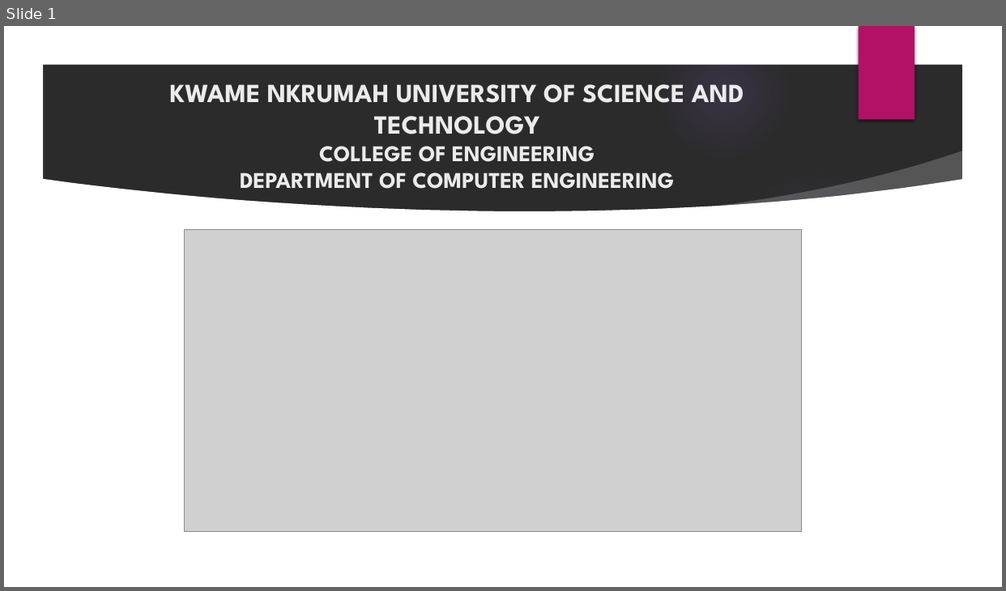
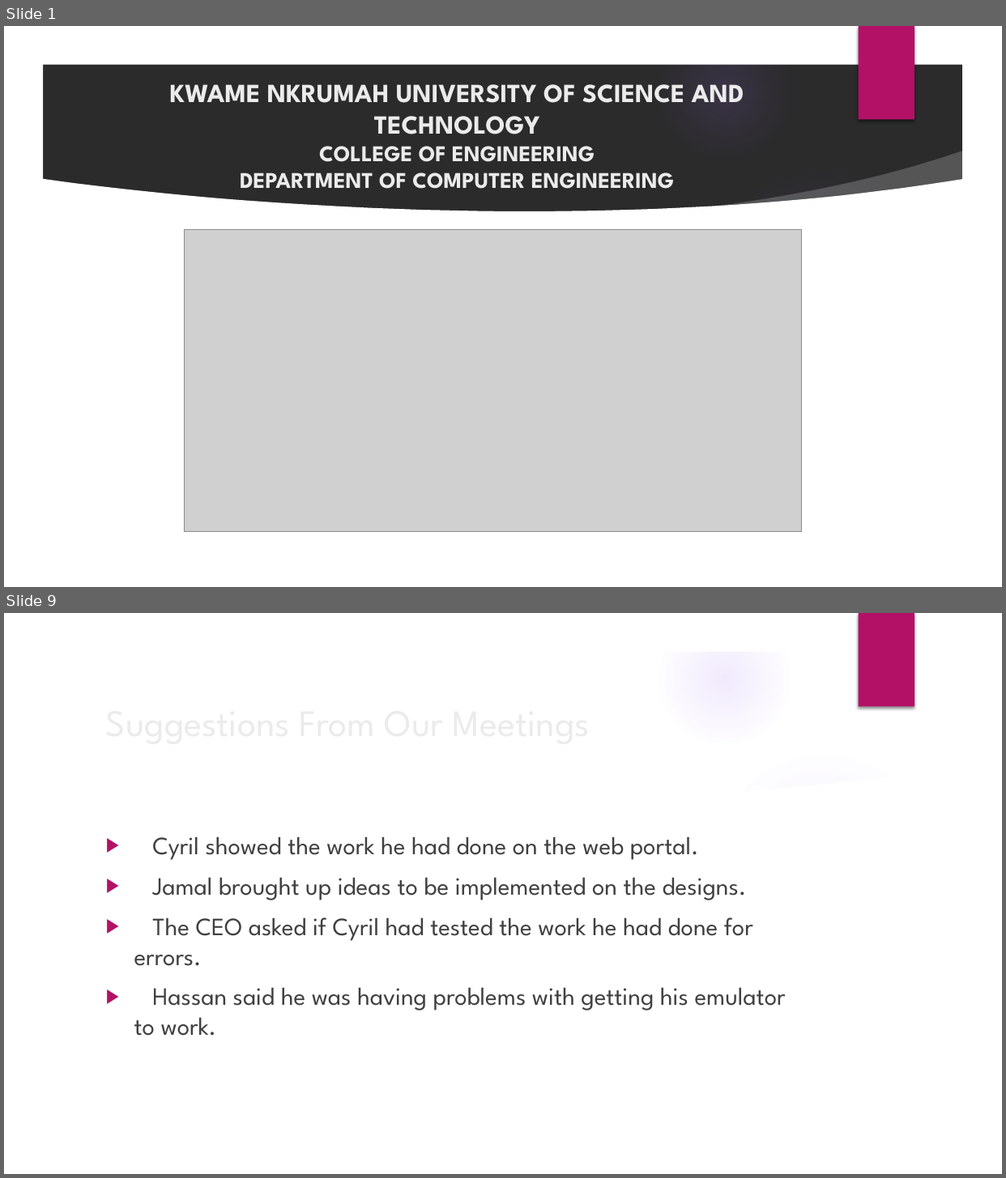
Before and after one commit to ks-manu/Mannschaft_KNUST, a slide deck: Documents/MannschaftPresentation.pptx. Shown one above the other, each under a label of ours: slide 1 before the commit, slides 1 and 9 after it; the slides between them are not shown. The pictures are 1006x591 and 1006x1178 pixels, drawn with LibreOffice and Linux fonts; fonts in the diff are those of the drawing; grey boxes stand for pictures; background and template pictures are left out; a plain dark background stands for a picture behind light text. Boxes give left, top, right and bottom in pixels: in the first picture for what was removed or moved away, otherwise in the second. Text is boxed around its words. In the diff, an @@ line names an element or a change of style, - is before the commit and + after.

```diff
--- a/Documents/MannschaftPresentation.pptx
+++ b/Documents/MannschaftPresentation.pptx
@@ slide 9 added at bbox=[4, 613, 1002, 1174], background picture (left out); not listed: 9 template elements that a slide beside it also shows @@
@@ title added at bbox=[98, 692, 816, 750], 36 pt, text #EBEBEB @@
+Suggestions From Our Meetings
@@ text added at bbox=[134, 837, 786, 1036], 24 pt, text #404040 @@
+▶ Cyril showed the work he had done on the web portal.
+▶ Jamal brought up ideas to be implemented on the designs.
+▶ The CEO asked if Cyril had tested the work he had done for errors.
+▶ Hassan said he was having problems with getting his emulator to work.
```
Also in this commit, not shown: 8 slides changed, 9 other slides added, 3 other files.
